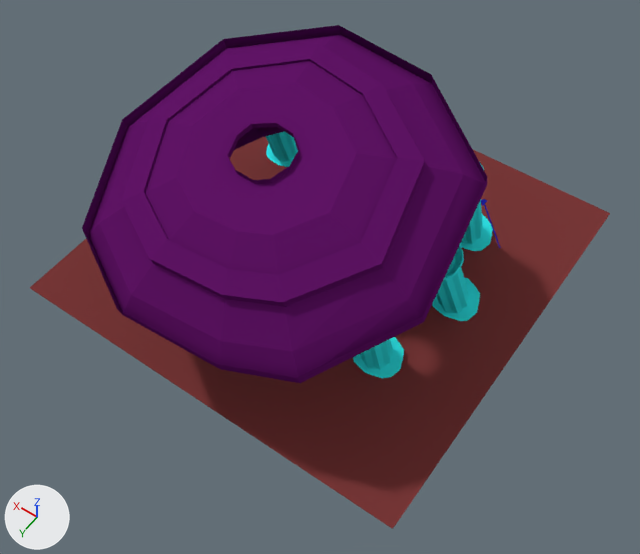
What one commit did to the Blender file King Of Kings Docs/NewModels/BuildingModels/Spear yard/Spearyard1d.blend.
Camera for both pictures: a 50 mm lens placed at (-4.67, 6.78, 9.88), pointed at (-0.55, 1.0, 0.8). Arrows for +X, +Y and +Z are at lower left; the lights stay in place.
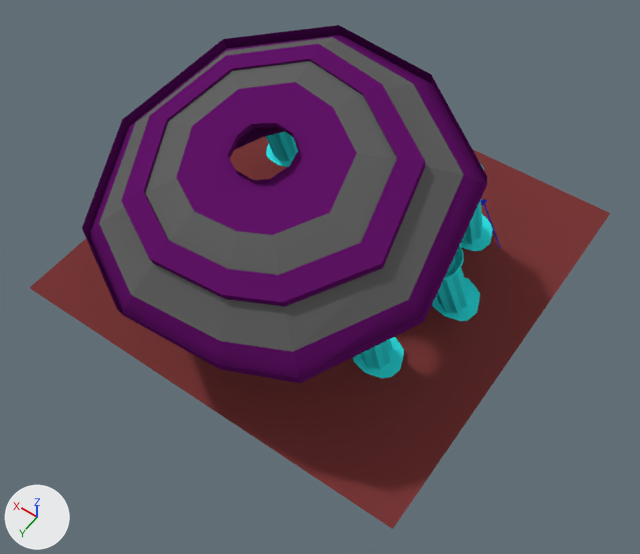
Where the change shows, as pixel boxes [x1, y1, x2, y2] in the pictures (640 x 554 px):
part 1 of me_plane_013, recoloured (purple to grey)
    both: [99, 37, 464, 352]

The change, as a diff of the scene's bpy script:
```diff
--- a/King Of Kings Docs/NewModels/BuildingModels/Spear yard/Spearyard1d.blend.py
+++ b/King Of Kings Docs/NewModels/BuildingModels/Spear yard/Spearyard1d.blend.py
@@ mat_material_022 @@
+mat_material_022 = diffuse_material('Material.022')
+mat_material_022.base_color = (0.123, 0.123, 0.123)  # dark grey #626262
@@ me_plane_013 @@
 me_plane_013.from_pydata(...)  # 140 vertices, 140 faces; spans x -7.8..7.4, y -12.5..5.1, z 0.0..0.3
 # used by ob_plane_012; location = (0.0, 2.0, 1.93); rotation_euler = (-0.281, 0.0, 0.0), in degrees (-16, 0, 0); scale = (0.304, 0.257, 2.71)
+# me_plane_013 part 1: 20 of the faces centred in x -6.1..5.4, y -10.5..3.4, z 0.1..0.3 switch from mat_material_010 (dark purple #601466) to mat_material_022 (dark grey #626262)
```
